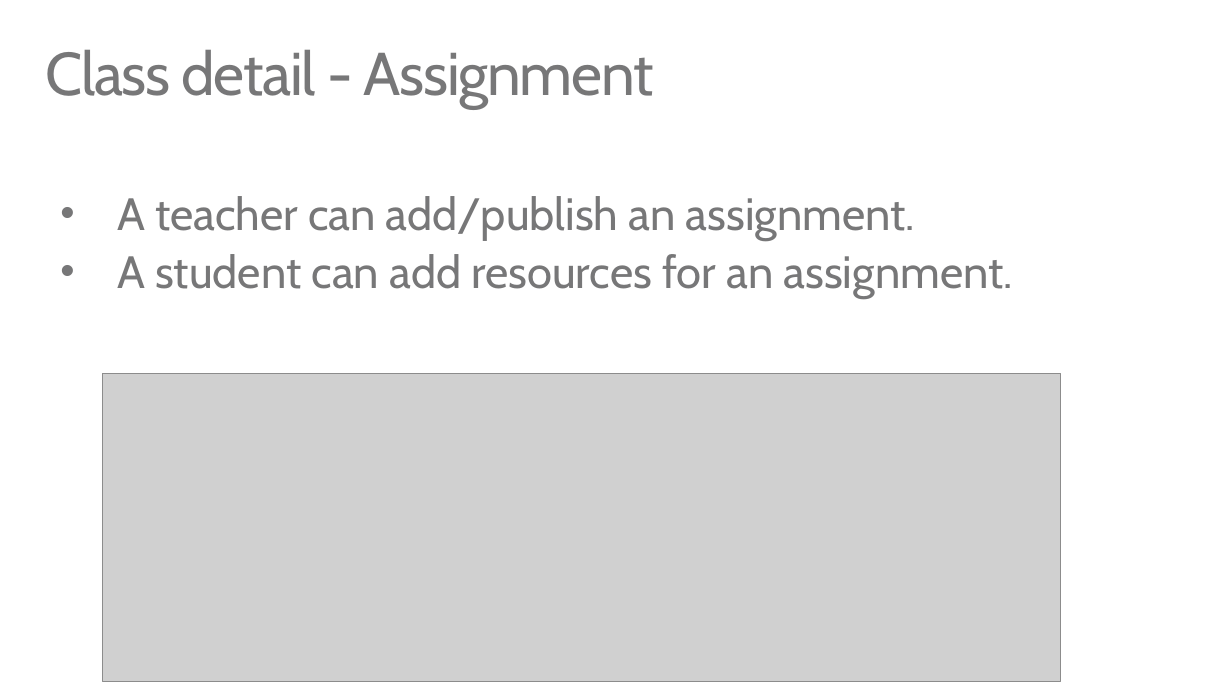
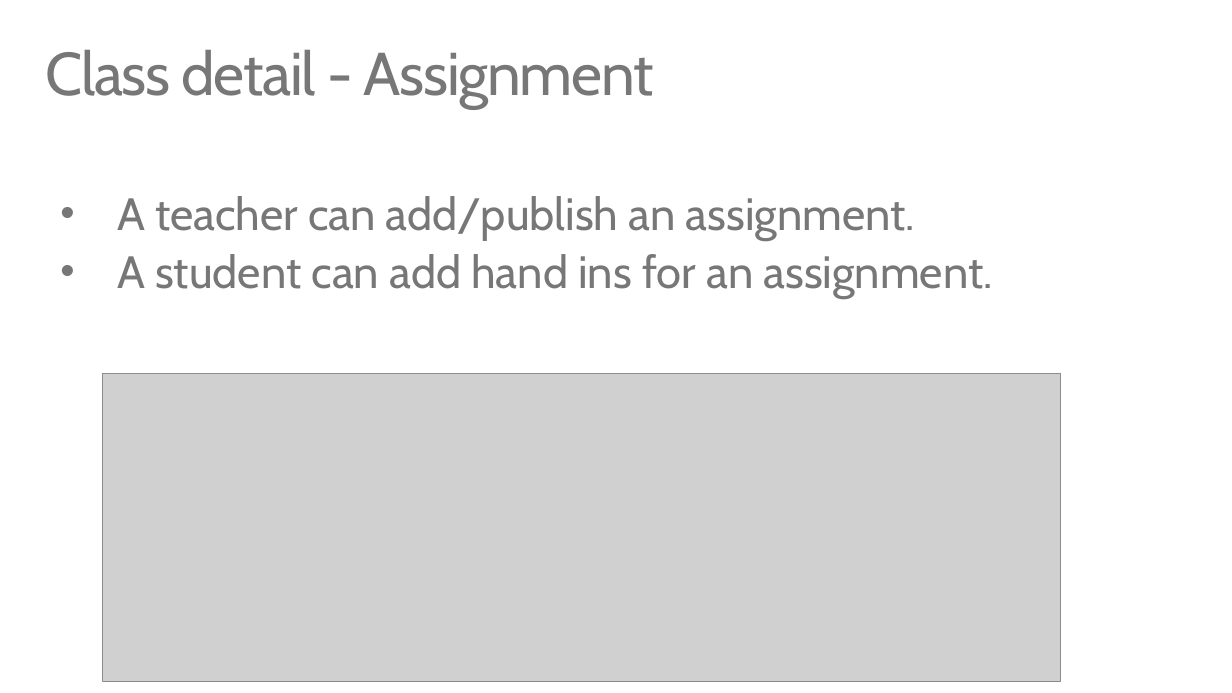
Before and after one commit to TylerLu/EDUGraphAPI-PHP, a slide deck: slide 40 of EDU GRAPH-API Demo Script.pptx. Drawn at 1232x693 pixels with LibreOffice and Linux fonts; fonts in the diff are those of the drawing; grey boxes stand for pictures. Boxes give left, top, right and bottom in pixels: in the first picture for what was removed or moved away, otherwise in the second. Text is boxed around its words. In the diff, an @@ line names an element or a change of style, - is before the commit and + after.

```diff
--- a/EDU GRAPH-API Demo Script.pptx
+++ b/EDU GRAPH-API Demo Script.pptx
@@ text at [117, 254, 993, 299]: text changed @@
-• A student can add resources for an assignment.
+• A student can add hand ins for an assignment.
```
Also in this commit, not shown: 1 other slide changed.
